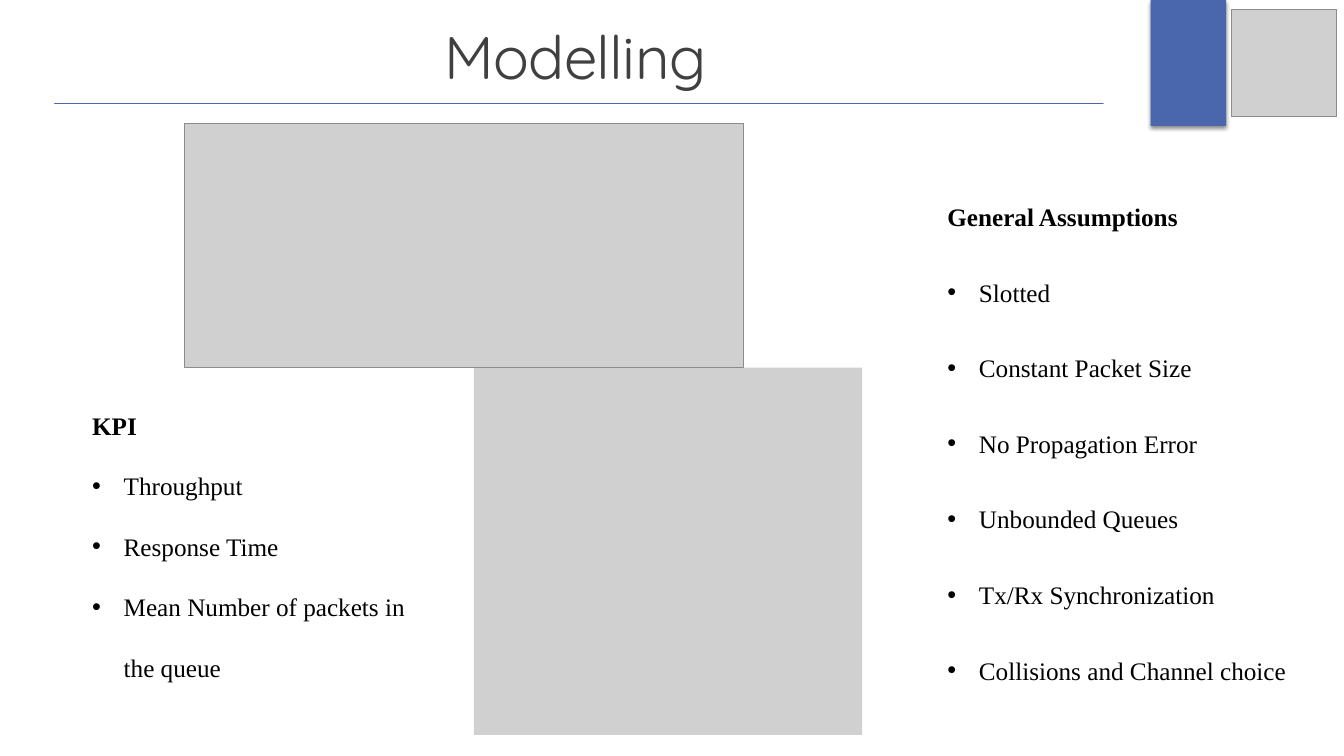
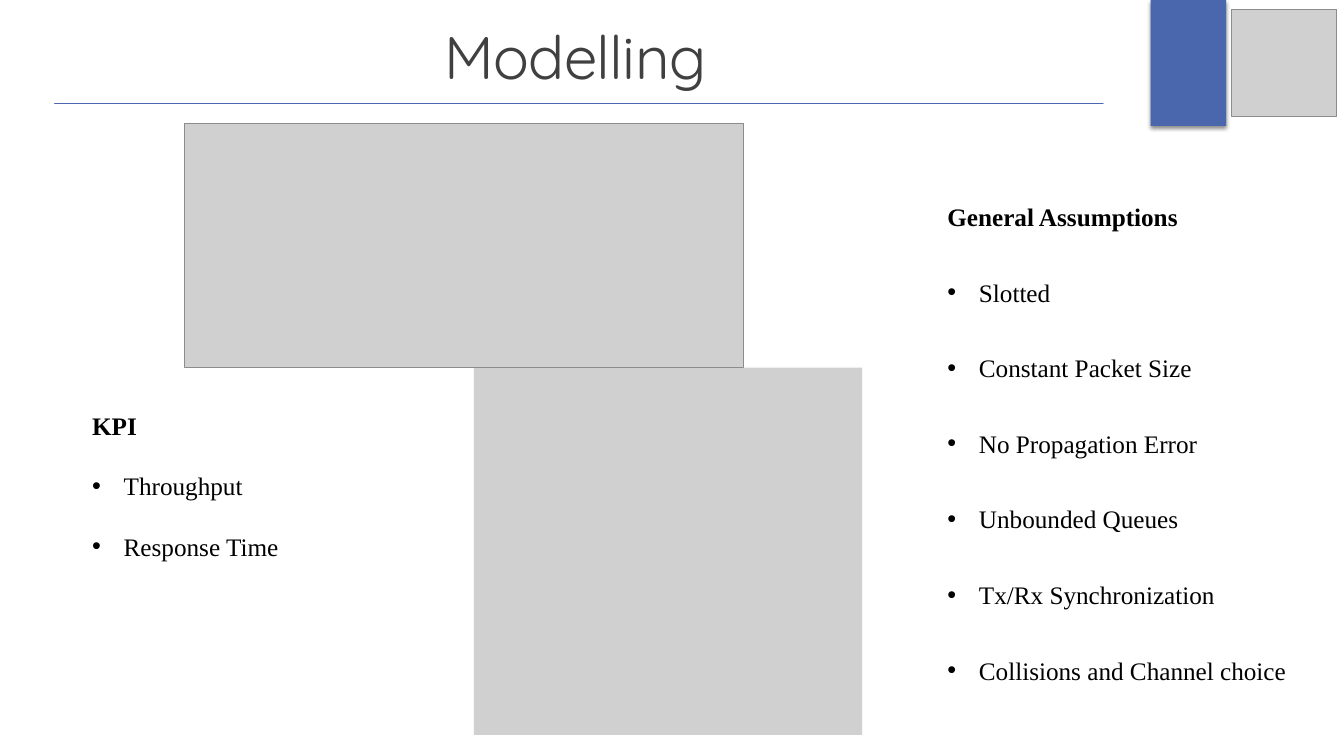
Before and after one commit to gerti98/PerformanceEvaluationGroupProject, a slide deck: slide 18 of Project Presentation/ProjectPresentation.pptx (slide 2 before the commit). Drawn at 1344x756 pixels with LibreOffice and Linux fonts; fonts in the diff are those of the drawing; grey boxes stand for pictures. Boxes give left, top, right and bottom in pixels: in the first picture for what was removed or moved away, otherwise in the second. Text is boxed around its words. In the diff, an @@ line names an element or a change of style, - is before the commit and + after.

```diff
--- a/Project Presentation/ProjectPresentation.pptx
+++ b/Project Presentation/ProjectPresentation.pptx
@@ text at (124, 598, 405, 683): paragraph removed @@
-• Mean Number of packets in the queue
```
Also in this commit, not shown: 4 other slides changed, 10 slides added, 2 slides removed, 15 other files.
